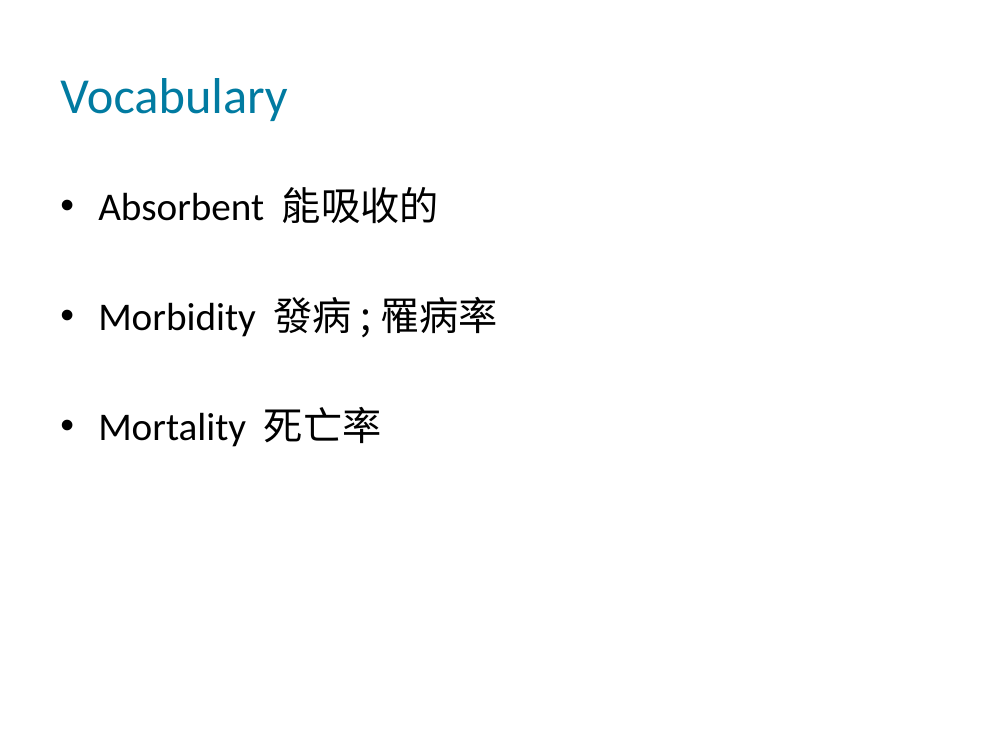
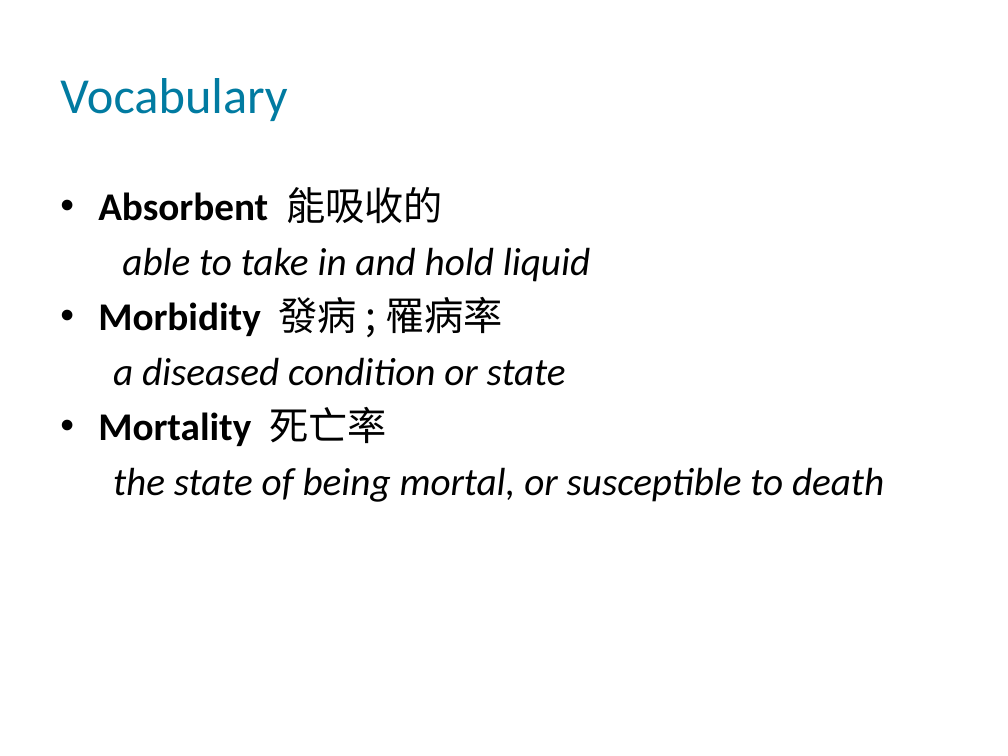
Before and after one commit to QuocVoong/R-Study-Lists, a slide deck: slide 7 of Medicine/5855_stethoscope_ppt/5855.pptx. Drawn at 1008x756 pixels with LibreOffice and Linux fonts; fonts in the diff are those of the drawing; background and template pictures are left out. Boxes give left, top, right and bottom in pixels: in the first picture for what was removed or moved away, otherwise in the second. Text is boxed around its words. In the diff, an @@ line names an element or a change of style, - is before the commit and + after.

```diff
--- a/Medicine/5855_stethoscope_ppt/5855.pptx
+++ b/Medicine/5855_stethoscope_ppt/5855.pptx
@@ text at bbox=[98, 187, 502, 446]: bold on in "Absorbent", "Morbidity", "Mortality" @@
@@ text at bbox=[122, 247, 590, 282]: paragraph added @@
+able to take in and hold liquid
@@ text at bbox=[113, 357, 566, 386]: paragraph added @@
+a diseased condition or state
@@ text at bbox=[113, 467, 884, 502]: paragraph added @@
+the state of being mortal, or susceptible to death
```
Also in this commit, not shown: 6 other slides changed.
